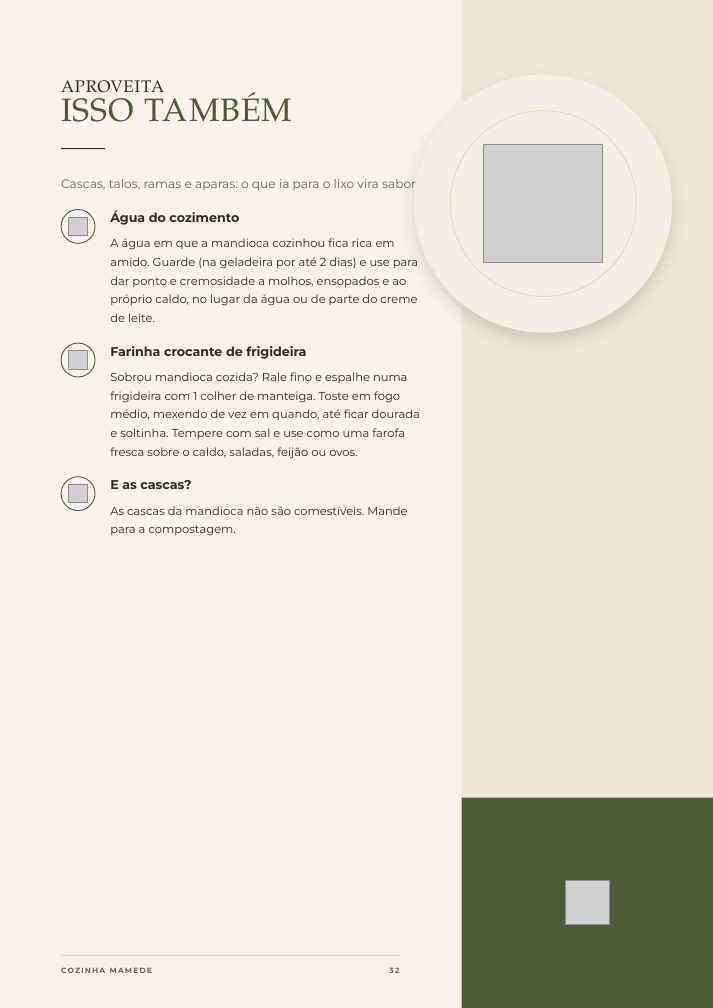
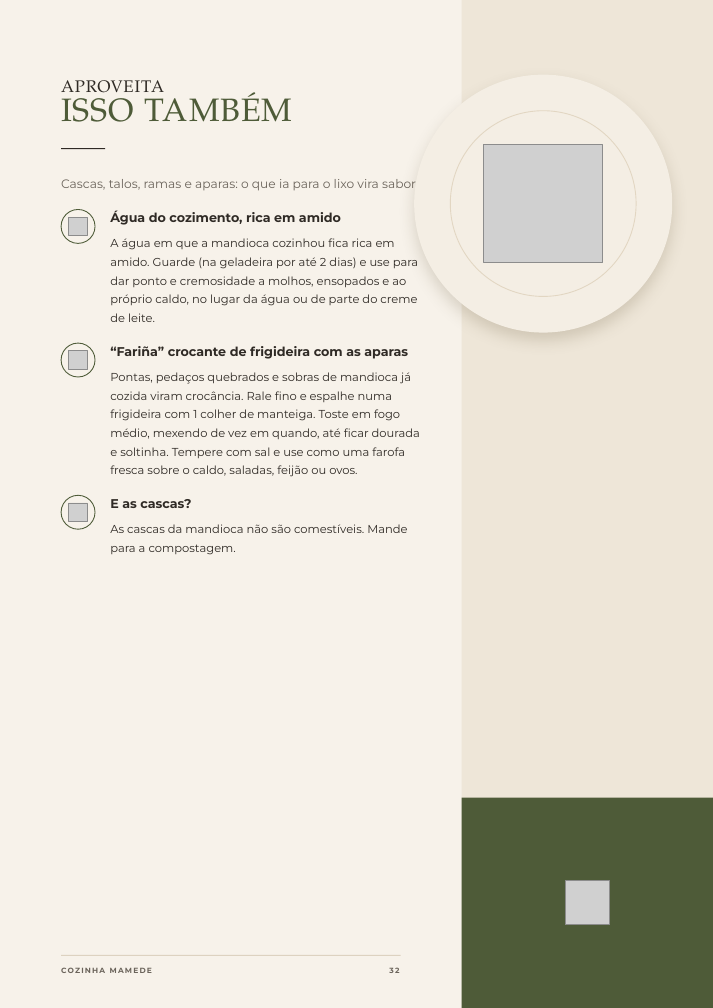
Before and after one commit to monelleayabamensah-hub/ebook-receitas, a slide deck: slide 32 of Cozinha-Mamede-Canva.pptx. Drawn at 713x1008 pixels with LibreOffice and Linux fonts; fonts in the diff are those of the drawing; grey boxes stand for pictures. Boxes give left, top, right and bottom in pixels: in the first picture for what was removed or moved away, otherwise in the second. Text is boxed around its words. In the diff, an @@ line names an element or a change of style, - is before the commit and + after.

```diff
--- a/Cozinha-Mamede-Canva.pptx
+++ b/Cozinha-Mamede-Canva.pptx
@@ text at box(110, 210, 341, 225): text changed @@
-Água do cozimento
+Água do cozimento, rica em amido
@@ text at box(110, 346, 408, 359): text changed @@
-Farinha crocante de frigideira
+“Fariña” crocante de frigideira com as aparas
@@ text at box(110, 372, 420, 477): text changed @@
-Sobrou mandioca cozida? Rale fino e espalhe numa frigideira com 1 colher de manteiga. Toste em fogo médio, mexendo de vez em quando, até ficar dourada e soltinha. Tempere com sal e use como uma farofa fresca sobre o caldo, saladas, feijão ou ovos.
+Pontas, pedaços quebrados e sobras de mandioca já cozida viram crocância. Rale fino e espalhe numa frigideira com 1 colher de manteiga. Toste em fogo médio, mexendo de vez em quando, até ficar dourada e soltinha. Tempere com sal e use como uma farofa fresca sobre o caldo, saladas, feijão ou ovos.
@@ 2 texts, 1 picture, 1 rounded rectangle: place and size @@
-2 texts, 1 picture, 1 rounded rectangle at box(61, 477, 407, 536)
+2 texts, 1 picture, 1 rounded rectangle at box(61, 496, 407, 555)
```
Also in this commit, not shown: 25 other slides changed, 5 other files.
